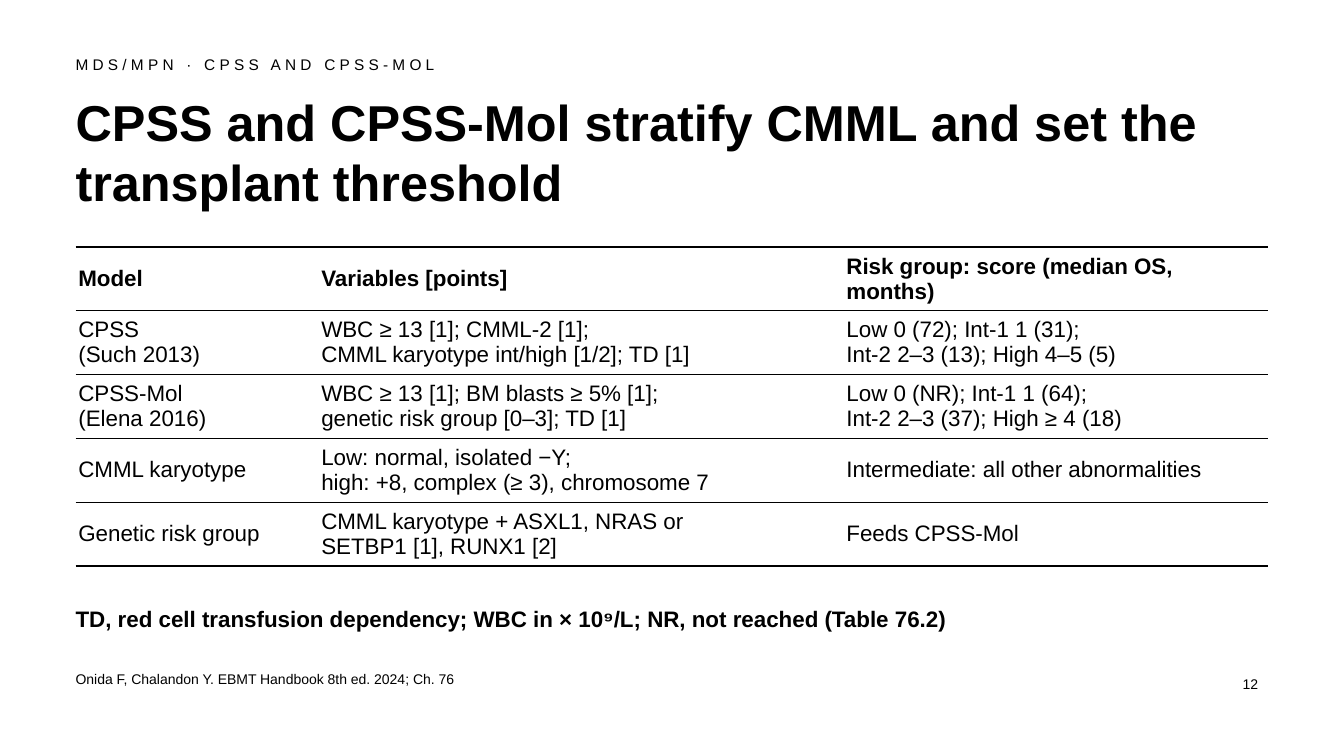
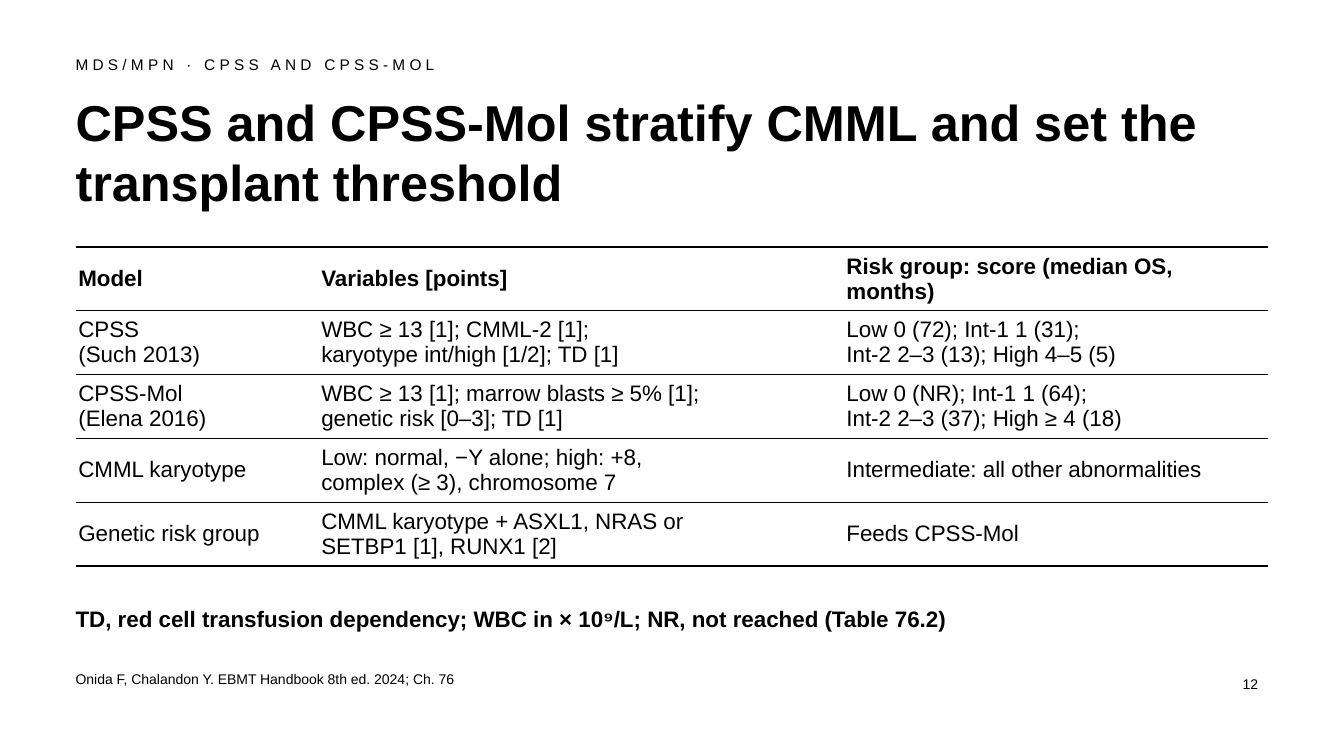
Before and after one commit to htlin222/ebmt-handbook-skill, a slide deck: slide 12 of slides/decks/s23-mds-mds-mpn.pptx. Drawn at 1344x756 pixels with LibreOffice and Linux fonts; fonts in the diff are those of the drawing. Boxes give left, top, right and bottom in pixels: in the first picture for what was removed or moved away, otherwise in the second. Text is boxed around its words. In the diff, an @@ line names an element or a change of style, - is before the commit and + after.

```diff
--- a/slides/decks/s23-mds-mds-mpn.pptx
+++ b/slides/decks/s23-mds-mds-mpn.pptx
@@ table at <box>76,247,1268,563</box> @@
-row 2, column 2: WBC ≥ 13 [1]; CMML-2 [1]; / CMML karyotype int/high [1/2]; TD [1]
+row 2, column 2: WBC ≥ 13 [1]; CMML-2 [1]; / karyotype int/high [1/2]; TD [1]
-row 3, column 2: WBC ≥ 13 [1]; BM blasts ≥ 5% [1]; / genetic risk group [0–3]; TD [1]
+row 3, column 2: WBC ≥ 13 [1]; marrow blasts ≥ 5% [1]; / genetic risk [0–3]; TD [1]
-row 4, column 2: Low: normal, isolated −Y; / high: +8, complex (≥ 3), chromosome 7
+row 4, column 2: Low: normal, −Y alone; high: +8, / complex (≥ 3), chromosome 7
```
Also in this commit, not shown: 11 other slides changed, 1 other file.
